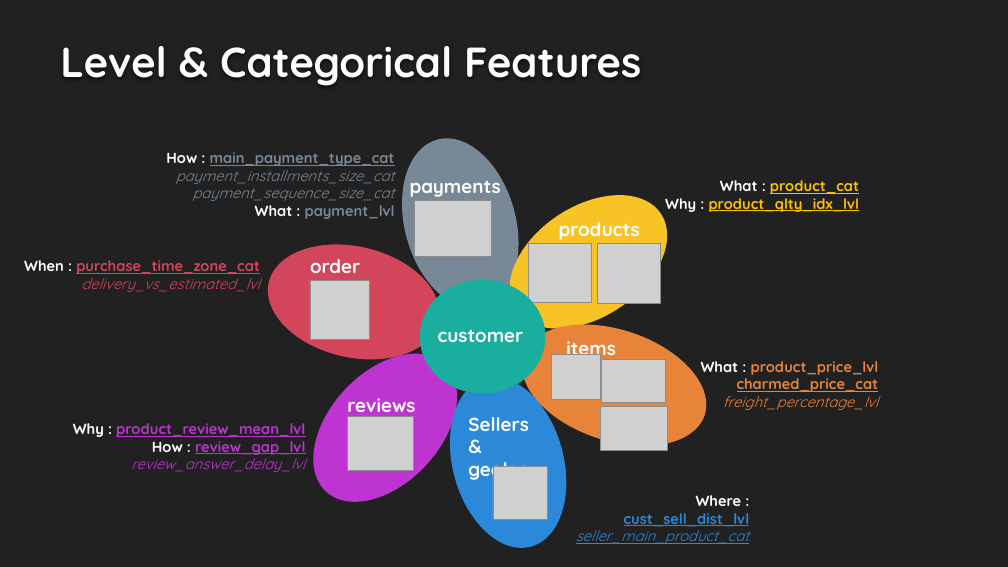
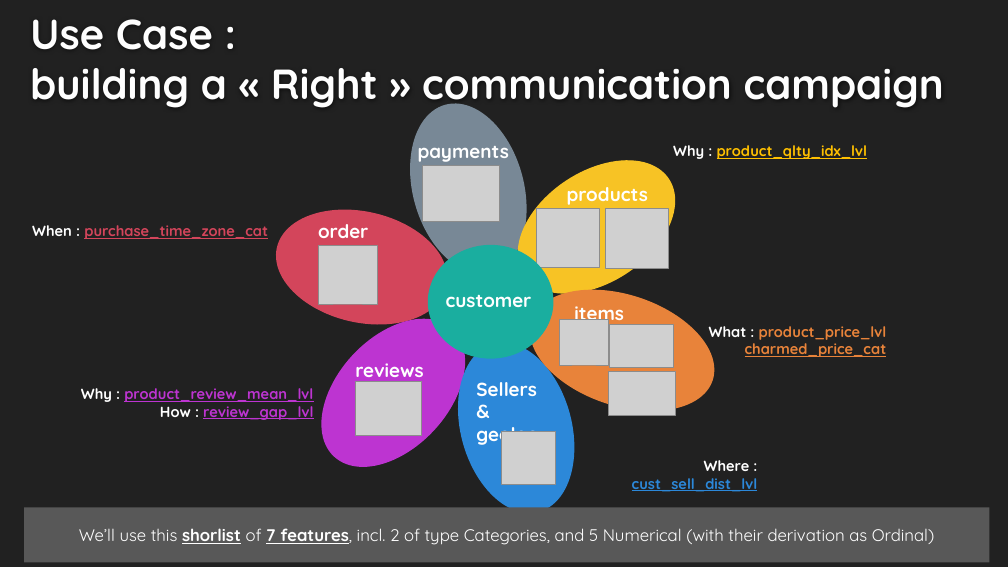
Before and after one commit to EtienneLardeur/P5_CustomerSegmentation, a slide deck: slide 7 of P5Olist_Présentation_initiale.pptx (slide 8 before the commit). Drawn at 1008x567 pixels with LibreOffice and Linux fonts; fonts in the diff are those of the drawing; grey boxes stand for pictures; background and template pictures are left out. Boxes give left, top, right and bottom in pixels: in the first picture for what was removed or moved away, otherwise in the second. Text is boxed around its words. In the diff, an @@ line names an element or a change of style, - is before the commit and + after.

Commit message:
Tries & ppt
tries notebook with reducer analysis and k-modes  still have k-means optimisation to rework
ppt growth (1st chapter (DEA & FE) is ok, 2nd chapter (model) needs to perform loops again to use case data) 3rd chapter still empty (stability)

```diff
--- a/P5Olist_Présentation_initiale.pptx
+++ b/P5Olist_Présentation_initiale.pptx
@@ title at [30,19,944,110]: text changed @@
-Level & Categorical Features
+Use Case :
+building a « Right » communication campaign
@@ text "Why : product_qlty_idx_lvl": place and size @@
-text "Why : product_qlty_idx_lvl" at [665,180,860,212]
+text "Why : product_qlty_idx_lvl" at [673,145,868,159]
@@ text removed at [166,152,395,219] @@
-How : main_payment_type_cat
-payment_installments_size_cat
-payment_sequence_size_cat
-What : payment_lvl
@@ text at [720,180,859,194]: paragraph removed @@
-What : product_cat
@@ text "When : purchase_time_zone_cat": place and size @@
-text "When : purchase_time_zone_cat" at [24,260,260,292]
+text "When : purchase_time_zone_cat" at [32,225,268,239]
@@ 9 pictures, 7 texts, 7 ellipses: place and size @@
-9 pictures, 7 texts, 7 ellipses at [257,125,722,560]
+9 pictures, 7 texts, 7 ellipses at [265,91,730,526]
@@ text at [82,273,260,292]: paragraph removed @@
-delivery_vs_estimated_lvl
@@ text "What : product_price_lvl": place and size @@
-text "What : product_price_lvl" at [701,361,879,410]
+text "What : product_price_lvl" at [709,326,887,357]
@@ text "Why : product_review_mean_lvl": place and size @@
-text "Why : product_review_mean_lvl" at [73,423,305,472]
+text "Why : product_review_mean_lvl" at [81,388,313,420]
@@ text at [723,391,879,410]: paragraph removed @@
-freight_percentage_lvl
@@ text at [131,453,305,472]: paragraph removed @@
-review_answer_delay_lvl
@@ text "Where : cust_sell_dist_lvl": place and size @@
-text "Where : cust_sell_dist_lvl" at [576,495,750,544]
+text "Where : cust_sell_dist_lvl" at [632,460,758,492]
@@ rectangle added at [24,507,990,563], fill #585858, 16 pt, text #FFFFFF @@
+We’ll use this shorlist of 7 features, incl. 2 of type Categories, and 5 Numerical (with their derivation as Ordinal)
@@ text at [576,525,749,544]: paragraph removed @@
-seller_main_product_cat
```
Also in this commit, not shown: 5 other slides changed, 7 slides added, 4 slides removed, 6 other files.
